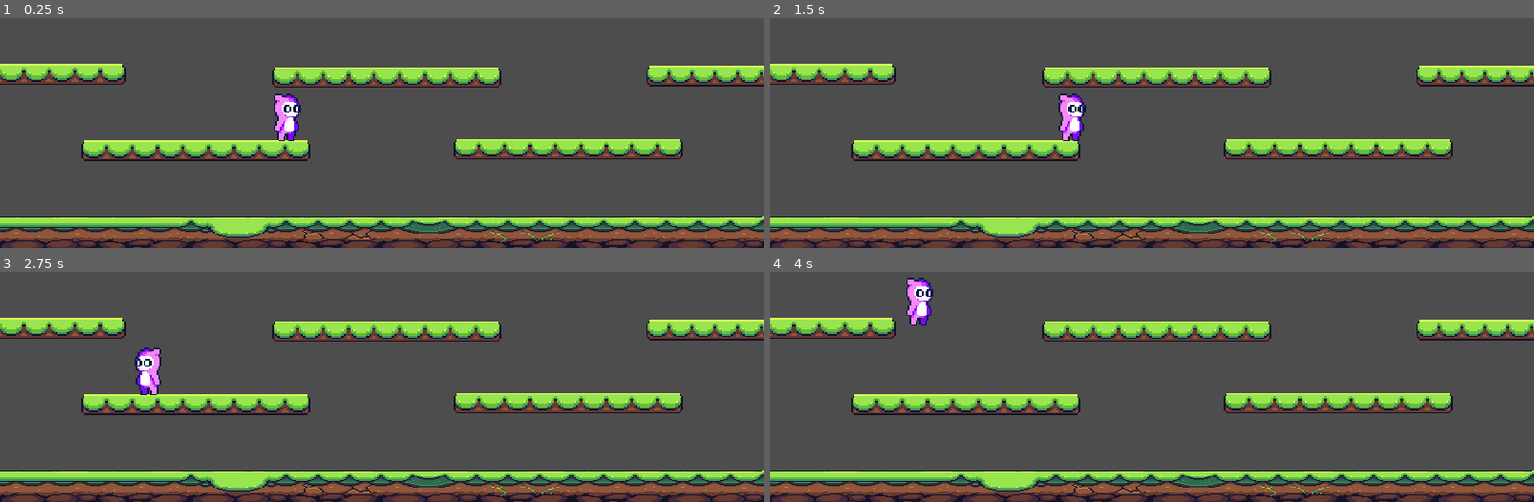
Above: before the commit, frames 1-4 (two rows, left to right).
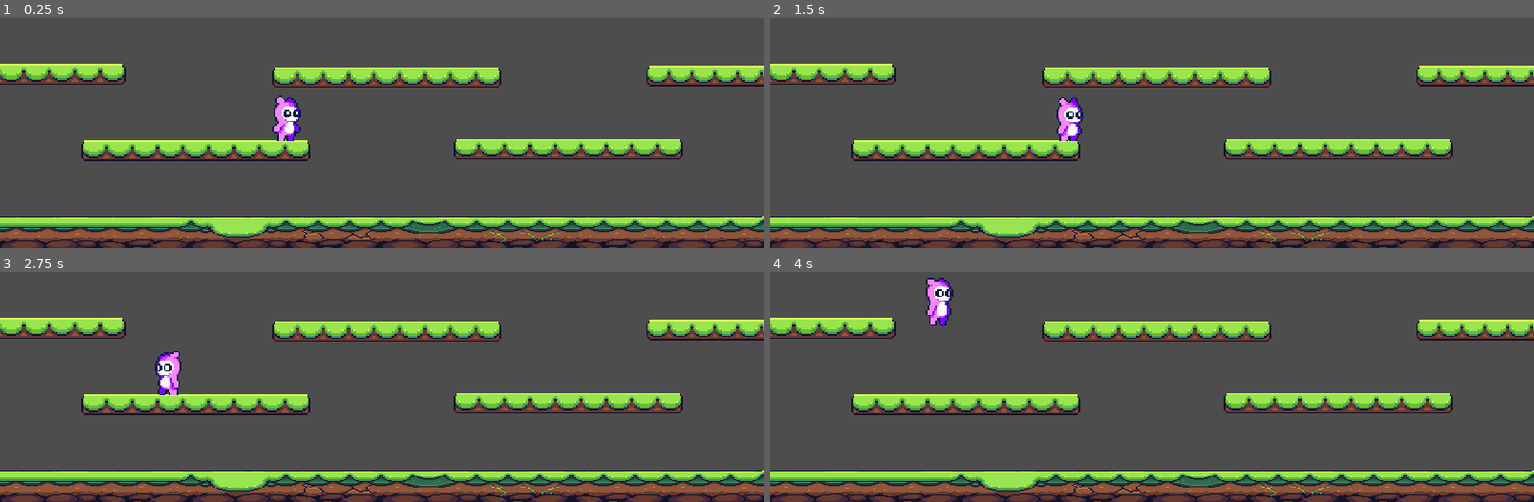
Above: after the commit, the same moments.

Repository: TruchaFazio/yiya
Game: Godot game, scene res://scenes/level_1.tscn
Two runs of this game, one before a commit and one after it. Both use one fixed random seed, a clock stepped at 60 frames per second and the inputs below.
Inputs:
- Up to frame 1 (0.25 s): no input
- Up to frame 2 (1.5 s): tap Enter at 0.5 s; tap Space (jump) at 0.6, 0.77, 1.07 s; tap Right (move_rigth) at 1.35 s
- Up to frame 3 (2.75 s): tap Space (jump) at 1.52, 1.55, 1.82, 2.1 s; hold Left (move_left) from 2.03 s (still down)
- Up to frame 4 (4 s): release Left (move_left) at 2.78 s; tap Right (move_rigth) at 2.85 s; tap Space (jump) at 3.02, 3.05, 3.32, 3.6, 3.77 s

The runs differ from the first frame. In frame 1, 0.3% of the frame differs, in the area x 35-40%, y 32-54%; in frame 2, 0.5%; in frame 3, 1.1%; in frame 4, 1.1%, in the area x 17-24%, y 2-24%.

Commit message:
animaciones

Diff:
--- a/project.godot
+++ b/project.godot
@@ -28,16 +28,19 @@
 move_left={
 "deadzone": 0.5,
 "events": [Object(InputEventKey,"resource_local_to_scene":false,"resource_name":"","device":-1,"window_id":0,"alt_press …(195 unchanged characters)…
+, Object(InputEventJoypadMotion,"resource_local_to_scene":false,"resource_name":"","device":-1,"axis":0,"axis_value":-1.0,"script":null)
 ]
 }
 move_rigth={
 "deadzone": 0.5,
 "events": [Object(InputEventKey,"resource_local_to_scene":false,"resource_name":"","device":-1,"window_id":0,"alt_press …(195 unchanged characters)…
+, Object(InputEventJoypadMotion,"resource_local_to_scene":false,"resource_name":"","device":-1,"axis":0,"axis_value":1.0,"script":null)
 ]
 }
 jump={
 "deadzone": 0.5,
 "events": [Object(InputEventKey,"resource_local_to_scene":false,"resource_name":"","device":-1,"window_id":0,"alt_press …(191 unchanged characters)…
+, Object(InputEventJoypadButton,"resource_local_to_scene":false,"resource_name":"","device":-1,"button_index":0,"pressure":0.0,"pressed":true,"script":null)
 ]
 }
 
--- a/scenes/level_1.tscn
+++ b/scenes/level_1.tscn
@@ -21,6 +21,10 @@
 
 [sub_resource type="RectangleShape2D" id="RectangleShape2D_y7jo2"]
 size = Vector2(480, 20)
+
+[sub_resource type="SegmentShape2D" id="SegmentShape2D_hhtx7"]
+a = Vector2(-15, 206)
+b = Vector2(-15, -77)
 
 [node name="Level 1" type="Node2D"]
 
@@ -76,5 +80,9 @@
 position = Vector2(240, 261)
 shape = SubResource("RectangleShape2D_y7jo2")
 
+[node name="CollisionShape2D7" type="CollisionShape2D" parent="terreno"]
+position = Vector2(14, 65)
+shape = SubResource("SegmentShape2D_hhtx7")
+
 [node name="player" parent="." instance=ExtResource("1_k6ns5")]
 position = Vector2(181, 187)
--- a/scenes/player.tscn
+++ b/scenes/player.tscn
@@ -1,41 +1,33 @@
-[gd_scene load_steps=25 format=3 uid="uid://dl4qp7qqqof7h"]
+[gd_scene load_steps=23 format=3 uid="uid://dl4qp7qqqof7h"]
 
 [ext_resource type="Texture2D" uid="uid://bhdk01eqhigup" path="res://sprites/pink_monster/Pink_Monster_reposo.png" id="1_nk45b"]
 [ext_resource type="Script" path="res://scripts/player.gd" id="1_td5yu"]
 [ext_resource type="Texture2D" uid="uid://doliij8ouemub" path="res://sprites/pink_monster/Pink_Monster_Jump_8.png" id="2_ta3vs"]
 [ext_resource type="Texture2D" uid="uid://gglkm2hsjg86" path="res://sprites/pink_monster/Pink_Monster_Walk_6.png" id="4_ktri8"]
 
-[sub_resource type="AtlasTexture" id="AtlasTexture_s6gei"]
-atlas = ExtResource("2_ta3vs")
-region = Rect2(0, 0, 32, 32)
-
-[sub_resource type="AtlasTexture" id="AtlasTexture_osrhd"]
+[sub_resource type="AtlasTexture" id="AtlasTexture_tin7b"]
 atlas = ExtResource("2_ta3vs")
 region = Rect2(32, 0, 32, 32)
 
-[sub_resource type="AtlasTexture" id="AtlasTexture_ikkto"]
+[sub_resource type="AtlasTexture" id="AtlasTexture_m6rkt"]
 atlas = ExtResource("2_ta3vs")
 region = Rect2(64, 0, 32, 32)
 
-[sub_resource type="AtlasTexture" id="AtlasTexture_vyqfj"]
+[sub_resource type="AtlasTexture" id="AtlasTexture_2qtlf"]
 atlas = ExtResource("2_ta3vs")
 region = Rect2(96, 0, 32, 32)
 
-[sub_resource type="AtlasTexture" id="AtlasTexture_rfeyb"]
+[sub_resource type="AtlasTexture" id="AtlasTexture_fhsex"]
 atlas = ExtResource("2_ta3vs")
 region = Rect2(128, 0, 32, 32)
 
-[sub_resource type="AtlasTexture" id="AtlasTexture_m0mpx"]
+[sub_resource type="AtlasTexture" id="AtlasTexture_0rf3a"]
 atlas = ExtResource("2_ta3vs")
 region = Rect2(160, 0, 32, 32)
 
-[sub_resource type="AtlasTexture" id="AtlasTexture_j2a60"]
+[sub_resource type="AtlasTexture" id="AtlasTexture_05heg"]
 atlas = ExtResource("2_ta3vs")
 region = Rect2(192, 0, 32, 32)
-
-[sub_resource type="AtlasTexture" id="AtlasTexture_b3x2l"]
-atlas = ExtResource("2_ta3vs")
-region = Rect2(224, 0, 32, 32)
 
 [sub_resource type="AtlasTexture" id="AtlasTexture_u4x0a"]
 atlas = ExtResource("1_nk45b")
@@ -81,28 +73,22 @@
 animations = [{
 "frames": [{
 "duration": 1.0,
-"texture": SubResource("AtlasTexture_s6gei")
+"texture": SubResource("AtlasTexture_tin7b")
 }, {
 "duration": 1.0,
-"texture": SubResource("AtlasTexture_osrhd")
+"texture": SubResource("AtlasTexture_m6rkt")
 }, {
 "duration": 1.0,
-"texture": SubResource("AtlasTexture_ikkto")
+"texture": SubResource("AtlasTexture_2qtlf")
 }, {
 "duration": 1.0,
-"texture": SubResource("AtlasTexture_vyqfj")
+"texture": SubResource("AtlasTexture_fhsex")
 }, {
 "duration": 1.0,
-"texture": SubResource("AtlasTexture_rfeyb")
+"texture": SubResource("AtlasTexture_0rf3a")
 }, {
 "duration": 1.0,
-"texture": SubResource("AtlasTexture_m0mpx")
-}, {
-"duration": 1.0,
-"texture": SubResource("AtlasTexture_j2a60")
-}, {
-"duration": 1.0,
-"texture": SubResource("AtlasTexture_b3x2l")
+"texture": SubResource("AtlasTexture_05heg")
 }],
 "loop": true,
 "name": &"jump",
@@ -156,7 +142,7 @@
 [node name="player" type="CharacterBody2D"]
 position = Vector2(47, 38)
 script = ExtResource("1_td5yu")
-move_speed = 140.0
+move_speed = 120.0
 jump_speed = 300.0
 gravity = 980.0
 metadata/_edit_group_ = true
@@ -164,8 +150,7 @@
 [node name="PinkMonsterReposo" type="AnimatedSprite2D" parent="."]
 sprite_frames = SubResource("SpriteFrames_djsy2")
 animation = &"jump"
-frame = 3
-frame_progress = 0.570245
+frame_progress = 0.63198
 
 [node name="CollisionShape2D" type="CollisionShape2D" parent="."]
 position = Vector2(-1, 3)
--- a/scripts/player.gd
+++ b/scripts/player.gd
@@ -1,5 +1,6 @@
 extends CharacterBody2D
 
+@onready var animated_sprite = $PinkMonsterReposo
 @export var move_speed: float
 @export var jump_speed: float
 @export var gravity: float
@@ -12,7 +13,21 @@
 	jump()
 	move_x()
 	flip()
+	update_animations()
 	move_and_slide()
+
+func update_animations():
+	if not is_on_floor():
+		if velocity.y < 0:
+			animated_sprite.play("jump")
+		else:
+			animated_sprite.play("reposo")
+		return
+
+	if velocity.x:
+		animated_sprite.play("run")
+	else:
+		animated_sprite.play("reposo")
 
 func jump():
 	if Input.is_action_just_pressed("jump") and is_on_floor():
Not shown: 1 places in scenes/level_1.tscn that only renumber resources
